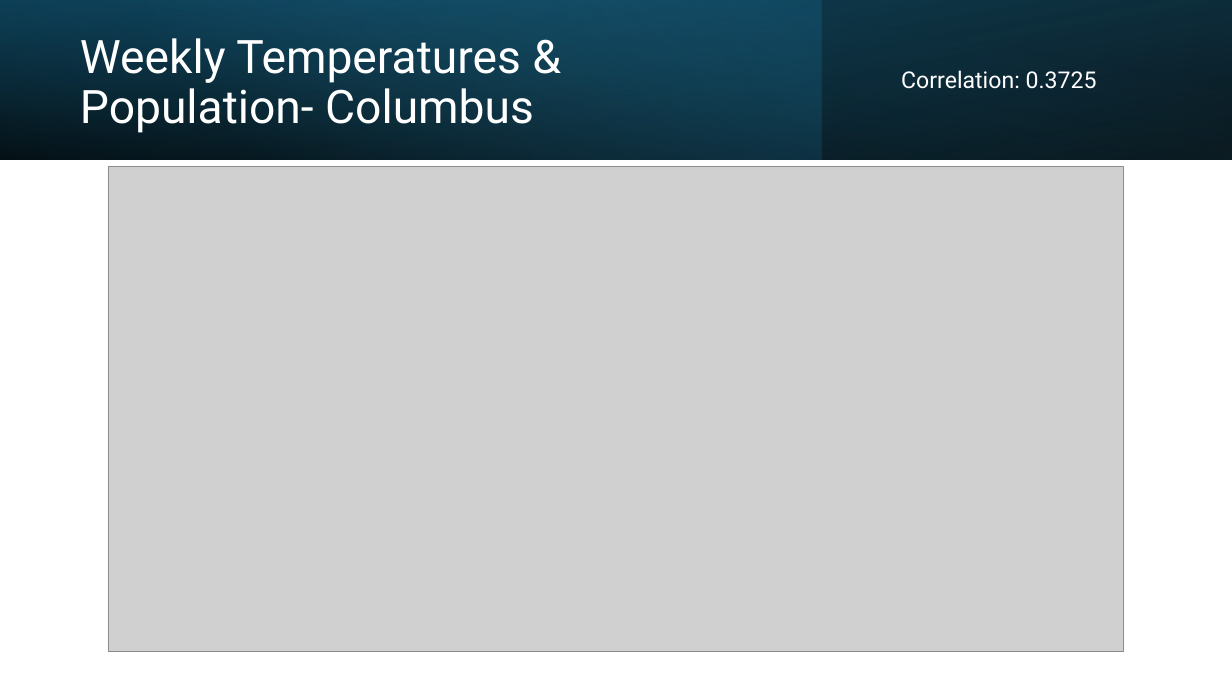
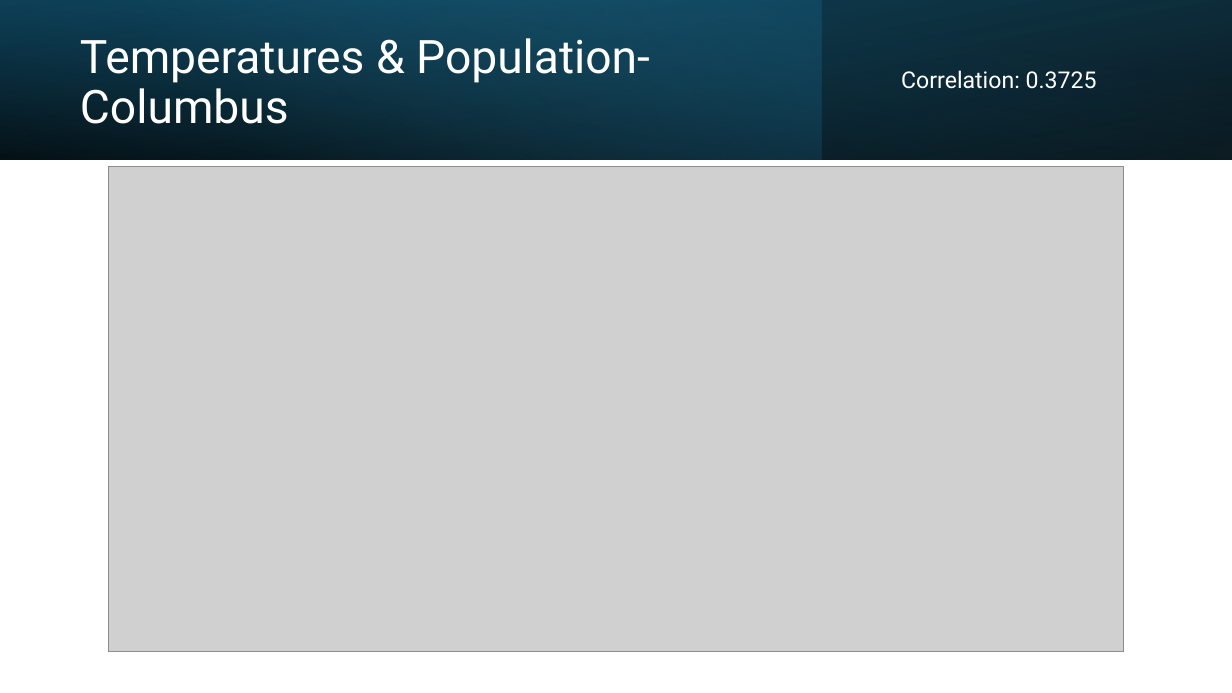
Before and after one commit to brian-campbell/ai-bootcamp-project-1, a slide deck: slide 10 of Project-1-Presentation.pptx. Drawn at 1232x693 pixels with LibreOffice and Linux fonts; fonts in the diff are those of the drawing; grey boxes stand for pictures. Boxes give left, top, right and bottom in pixels: in the first picture for what was removed or moved away, otherwise in the second. Text is boxed around its words. In the diff, an @@ line names an element or a change of style, - is before the commit and + after.

Commit message:
fixed title on slides 10-11

```diff
--- a/Project-1-Presentation.pptx
+++ b/Project-1-Presentation.pptx
@@ title at [80, 38, 650, 124]: text changed @@
-Weekly Temperatures & Population- Columbus
+Temperatures & Population- Columbus
```
Also in this commit, not shown: 1 other slide changed.
